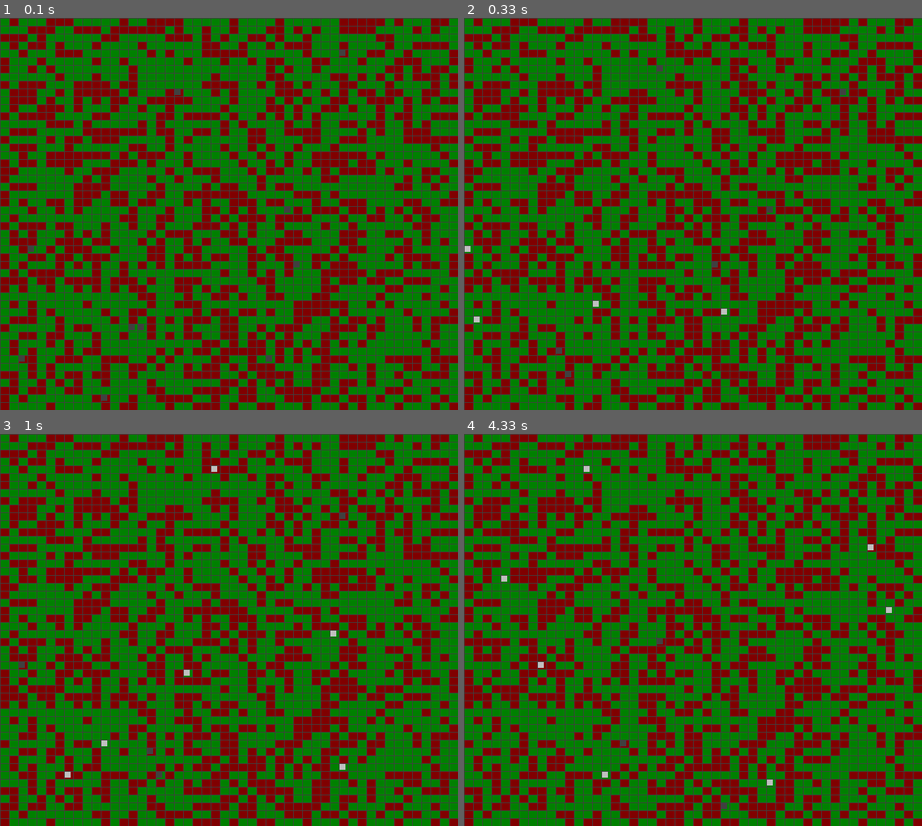
Above: before the commit, frames 1-4 (two rows, left to right).
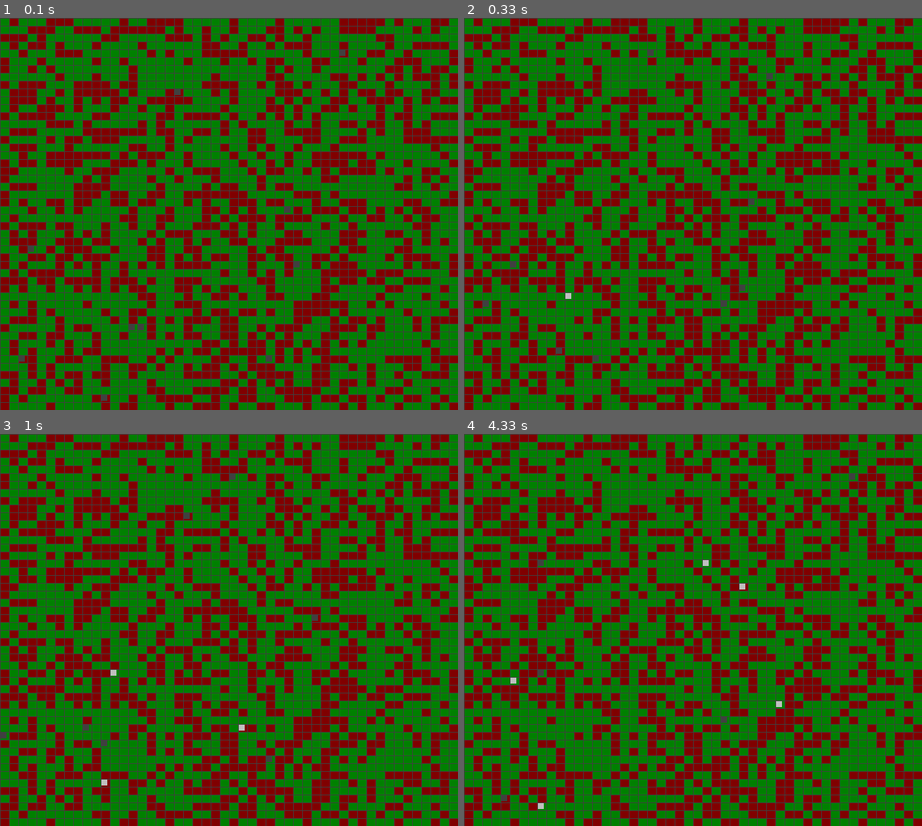
Above: after the commit, the same moments.

Repository: MiguelANunes/IAR
Game: pygame game, started from Algoritmos/Formigas/Main.py
Two runs of this game, one before a commit and one after it. Both use one fixed random seed, a clock stepped at 60 frames per second and the inputs below.
Inputs:
- Up to frame 1 (0.1 s): no input
- Up to frame 2 (0.33 s): no input
- Up to frame 3 (1 s): tap Space at 0.33, 0.73 s
- Up to frame 4 (4.33 s): tap Space at 1.03, 1.23, 1.57, 1.87, 2.07, 2.37, 2.63, 2.97, 3.27, 3.4, 3.8, 4.1 s

Frame 1 is identical in both runs. In frame 2, 0.4% of the frame differs, in the area x 0-84%, y 8-92%; in frame 3, 0.7%; in frame 4, 1.6%, in the area x 0-100%, y 2-98%.

Commit message:
Formigas prontas?

Diff:
--- a/Algoritmos/Formigas/Logic.py
+++ b/Algoritmos/Formigas/Logic.py
@@ -83,7 +83,7 @@
                     if formigueiro[x][y] == 1:
                         vizinhos_cheios += 1
 
-            if (vizinhos_cheios/8) >= random():
+            if (vizinhos_cheios/8)**3 >= random():
                 action_drop(formiga, formigueiro)
                 formiga.change_state(0)
                 return
@@ -131,7 +131,7 @@
                     if formigueiro[x][y] == 0:
                         vizinhos_vazios += 1
 
-            if (vizinhos_vazios/8) >= random():
+            if (vizinhos_vazios/8)**3 >= random():
                 action_pick_up(formiga, formigueiro)
                 formiga.change_state(1)
                 return
--- a/Algoritmos/Formigas/Main.py
+++ b/Algoritmos/Formigas/Main.py
@@ -1,3 +1,4 @@
+import argparse
 from random import randint
 from contextlib import redirect_stdout
 
@@ -7,6 +8,8 @@
 import sys, os, time, Render, Logic
 
 width, height = 700, 600
+pygame.init()
+DISPLAY = pygame.display.set_mode((width, height), 0, 32)
 
 def dump_formigueiro(formigueiro, iteracao):
     file_formigueiro = "dump/formigueiro"+str(iteracao)+".txt"
@@ -17,6 +20,26 @@
                 for item in linha:
                     print(item, end=" ")
                 print()
+
+def render_dump():
+    file_list = []
+    with os.scandir("dump/") as folder:
+        for item in folder:
+            if item.name.endswith("txt"):
+                file_list.append(item)
+
+    print("Escolha a Iteração")
+    for i,file in enumerate(file_list):
+        name = file.name.replace("formigueiro","")
+        name = name.replace(".txt","")
+        print(i, name)
+
+    iteracao = file_list[int(input())].name
+    Render.draw_dump(iteracao, DISPLAY, width, height)
+    print("Aperte Espaço p/ salvar uma imagem desta iteração, qualquer outra tecla para sair")
+    while True:
+        end_simulation(iteracao)
+    pygame.quit()
 
 def simulate(formigueiro, formigas):
     for f in formigas:
@@ -36,7 +59,6 @@
             elif event.key == pygame.K_ESCAPE:
                 pygame.quit()
                 return
-
     return False
 
 def check_resume():
@@ -50,70 +72,110 @@
             elif event.key == pygame.K_ESCAPE:
                 pygame.quit()
                 return
-
     return True
 
-def main_loop(DISPLAY):
+def end_simulation(iteracao):
+    for event in pygame.event.get():
+        if event.type == QUIT:
+            pygame.quit()
+            sys.exit()
+            return
+        if event.type == pygame.KEYDOWN:
+            if event.key == pygame.K_SPACE:
+                pygame.image.save(DISPLAY , "formigueiro"+str(iteracao)+"END.jpg")
+                pygame.quit()
+                sys.exit()
+                return
+            else:
+                pygame.quit()
+                sys.exit()
+                return
+
+def main_loop(exec_args):
     formigueiro, formigas = Logic.cria_formigueiro()
+    limite_iter = None
+    render_period = 1
+    txt_dump = None
+    print_period = None
+    if "iterlimit" in exec_args:
+        limite_iter = exec_args["iterlimit"]
+    if "renderperiod" in exec_args:
+        render_period = exec_args["renderperiod"]
+    if "textdump" in exec_args:
+        txt_dump = exec_args["textdump"]
+    if "printrender" in exec_args:
+        print_period = exec_args["printrender"]
     iteracao = 0
 
     pause = False
-    while(True):
+    end = False
+    while True:
 
-        if pause:
+        if pause and not end:
             pause = check_resume()
-        else:
+        elif not end:
             pause = check_pause()
 
         if pause == None:
             return
 
-        # if iteracao % 500 == 0:
-        #     dump_formigueiro(formigueiro, iteracao)
+        if end:
+            end_simulation(iteracao)
 
-        if not pause:
-            Render.draw(formigueiro, formigas, DISPLAY, width, height)
-            pygame.display.update()
+        if txt_dump != None and iteracao % txt_dump == 0:
+            dump_formigueiro(formigueiro, iteracao)
+
+        if print_period != None and iteracao % print_period == 0:
+            pygame.image.save(DISPLAY , "dump/formigueiro"+str(iteracao)+".jpg")
+
+        if not pause and not end:
+
+            if iteracao % render_period == 0:
+                Render.draw(formigueiro, formigas, DISPLAY, width, height)
+                pygame.display.update()
+
             simulate(formigueiro, formigas)
-            # time.sleep(0.5)
 
-            # if iteracao >= 1000:
-            #     sys.exit()
-
-            # if iteracao % 1000 == 0:
-            #     pygame.image.save(DISPLAY , "dump/formigueiro"+str(iteracao)+".jpg")
-
+            if "iterlimit" in exec_args:
+                if limite_iter != None and iteracao >= limite_iter:
+                    end = True
+                    print("Fim da Simulação!", iteracao, "Iterações foram Executadas")
+                    print("Aperte Espaço p/ salvar uma imagem desta iteração, qualquer outra tecla para sair")
             iteracao += 1
 
 
 def main():
-    # https://www.geeksforgeeks.org/command-line-arguments-in-python/
-    pygame.init()
-    DISPLAY = pygame.display.set_mode((width, height), 0, 32)
+    exec_args = dict()
+
+    # argumentos de linha de comando
+    parser = argparse.ArgumentParser()
+    parser.add_argument("--iterlimit", help="Limite de Iterações da Simulação", type=int, metavar='N')
+    parser.add_argument("--renderperiod", help="Quantas Iterações devem ser executadas antes de renderizar",
+    type=int, metavar='N')
+    parser.add_argument("--textdump", help="Quantas Iterações devem ser executadas antes de escrever matriz num arquivo",
+    type=int, metavar='N')
+    parser.add_argument("--printrender", help="Quantas Iterações devem ser executadas antes salvar uma imagem do frame",
+    type=int, metavar='N')
+    parser.add_argument("--renderdump", help="Renderiza um dump de uma matriz, não executa a simulação",
+    action="store_true")
+    args = parser.parse_args()
+
+    if args.iterlimit: # implementado
+        exec_args["iterlimit"] = args.iterlimit
+    if args.renderperiod: # implementado
+        exec_args["renderperiod"] = args.renderperiod
+    if args.textdump: # implementado
+        exec_args["textdump"] = args.textdump
+    if args.printrender: # implementado
+        exec_args["printrender"] = args.printrender
+    if args.renderdump: # implementado
+        render_dump()
+        return
+
     pygame.display.set_caption("Formigas")
     DISPLAY.fill((0,128,0))
 
-    main_loop(DISPLAY)
-
-    # print("Renderizar Iteração Passada? [y/n]")
-    # if input() not in ["y","Y","s","S"]:
-    return
-
-    file_list = []
-    with os.scandir("dump/") as folder:
-        for item in folder:
-            if item.name.endswith("txt"):
-                file_list.append(item)
-
-    print("Escolha a Iteração")
-    for i,file in enumerate(file_list):
-        name = file.name.replace("formigueiro","")
-        name = name.replace(".txt","")
-        print(i, name)
-
-    Render.draw_dump(file_list[int(input())].name, DISPLAY, width, height)
-    input("Enter p/ sair")
-    pygame.quit()
+    main_loop(exec_args)
 
 if __name__ == "__main__":
     main()
--- a/Algoritmos/Formigas/Render.py
+++ b/Algoritmos/Formigas/Render.py
@@ -12,8 +12,6 @@
             if formigueiro[x][y] == 0:
                 Cor = (0, 128, 0)
             else:
-                # r = 8 * formigueiro[x][y]
-                # r = 255 if r >= 256 else r
                 Cor = (128, 0, 0)
             # desenhando quadrados das formigas/mapa/itens
             pygame.draw.rect(DISPLAY, Cor, (14*pos_x, 12*pos_y, 14, 12))
@@ -26,7 +24,6 @@
             Cor = (192, 192, 192)
         else:
             Cor = (64, 64, 64)
-
         pygame.draw.rect(DISPLAY, Cor, (14*x, 12*y, 10, 10))
 
     for x in range(0,700,14): # desenhando linhas verticais separadoras
@@ -40,14 +37,11 @@
     with open("dump/"+filename) as f:
         formigueiro = [[int(cell) for cell in line.split(" ") if cell != '\n'] for line in f]
 
-    print(formigueiro)
-    print(type(formigueiro))
-    input()
     name = filename.replace("formigueiro","")
     name = name.replace(".txt","")
 
     DISPLAY = pygame.display.set_mode((width, height), 0, 32)
     pygame.display.set_caption("Iteração "+name)
-    DISPLAY.fill((255,255,255))
+    # DISPLAY.fill((255,255,255))
     draw(formigueiro, [], DISPLAY, width, height)
     pygame.display.update()
--- a/Algoritmos/Formigas/formigas.py
+++ /dev/null
@@ -1,95 +0,0 @@
-from random import randint
-
-import pygame,sys               #pip install pygame
-from pygame.locals import *
-
-from contextlib import redirect_stdout
-
-
-width, height = 700, 600
-
-def cria_formigueiro():
-    size_formigueiro = 50 # cria um mapa de 50x50
-    formigueiro = [[0 for i in range(size_formigueiro)] for i in range(size_formigueiro)]
-
-    for _ in range(1000): # insere 1000 itens
-        x = randint(0, 49)
-        y = randint(0, 49)
-        formigueiro[x][y] += 1
-
-    for _ in range(10): # insere 10 agentes
-        x = randint(0, 49)
-        y = randint(0, 49)
-        while(formigueiro[x][y]) != 0:
-            x = randint(0, 49)
-            y = randint(0, 49)
-        formigueiro[x][y] = -1
-
-    return formigueiro
-
-def dump_formigueiro(formigueiro, iteracao):
-    file_formigueiro = "dump/formigueiro"+str(iteracao)+".txt"
-
-    with open(file_formigueiro, 'w')  as f:
-        with redirect_stdout(f):
-            for linha in formigueiro:
-                for item in linha:
-                    print(item, end=" ")
-                print()
-
-def draw(formigueiro, DISPLAY):
-
-    pos_x = 0 # linha onde vai desenhar
-    for x in range(50):
-        pos_y = 0 # coluna onde vai desenhar
-        for y in range(50):
-
-            if formigueiro[x][y] == 0:
-                Cor = (0, 128, 0)
-            elif formigueiro[x][y] > 0:
-                r = 8 * formigueiro[x][y]
-                r = 255 if r >= 256 else r
-                Cor = (r, 0, 0)
-            else:
-                Cor = (128, 128, 128)
-            # desenhando quadrados das formigas/mapa/itens
-            pygame.draw.rect(DISPLAY, Cor, (14*pos_x, 12*pos_y, 14, 12))
-            pos_y += 1
-        pos_x += 1
-
-    for x in range(0,700,14): # desenhando linhas verticais separadoras
-        pygame.draw.line(DISPLAY, (64,64,64), (x, 0), (x, height))
-    for y in range(0,600,12): # desenhando linhas horizontais separadoras
-        pygame.draw.line(DISPLAY, (64,64,64), (0, y), (width, y))
-
-def main_loop(DISPLAY):
-    formigueiro = cria_formigueiro()
-    iteracao = 0
-
-    while(True):
-        if iteracao % 5 == 0:
-            dump_formigueiro(formigueiro, iteracao)
-        draw(formigueiro, DISPLAY)
-        pygame.display.update()
-        iteracao += 1
-        for event in pygame.event.get():
-            if event.type==QUIT:
-                pygame.quit()
-                sys.exit()
-
-def main():
-    pygame.init()
-    DISPLAY = pygame.display.set_mode((width, height), 0, 32)
-    pygame.display.set_caption("Formigas")
-    DISPLAY.fill((255,255,255))
-
-    main_loop(DISPLAY)
-    # pygame.draw.rect(DISPLAY, (255,0,0), (0, 0, 14, 12))
-    # pygame.draw.rect(DISPLAY, (0,255,0), (14, 0, 14, 12))
-    # pygame.draw.rect(DISPLAY, COR, (COORD_X, COORD_Y, COMPRIMENTO, ALTURA))
-    # pygame.draw.circle(window, color, (x, y), radius)
-    # pygame.draw.polygon(window, color, [(x1, y1), (x2, y2), (x3, y3)])
-
-
-if __name__ == "__main__":
-    main()
